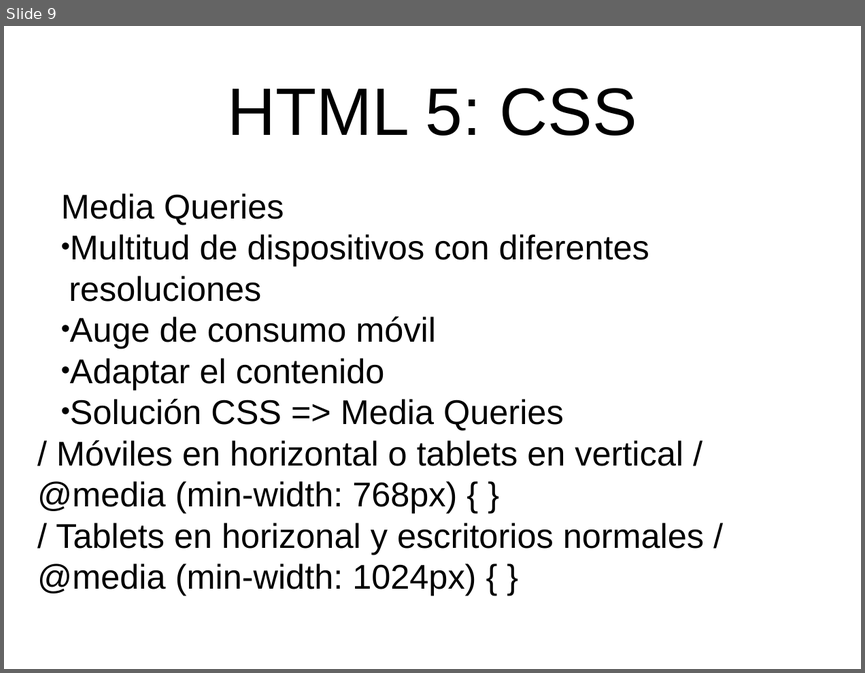
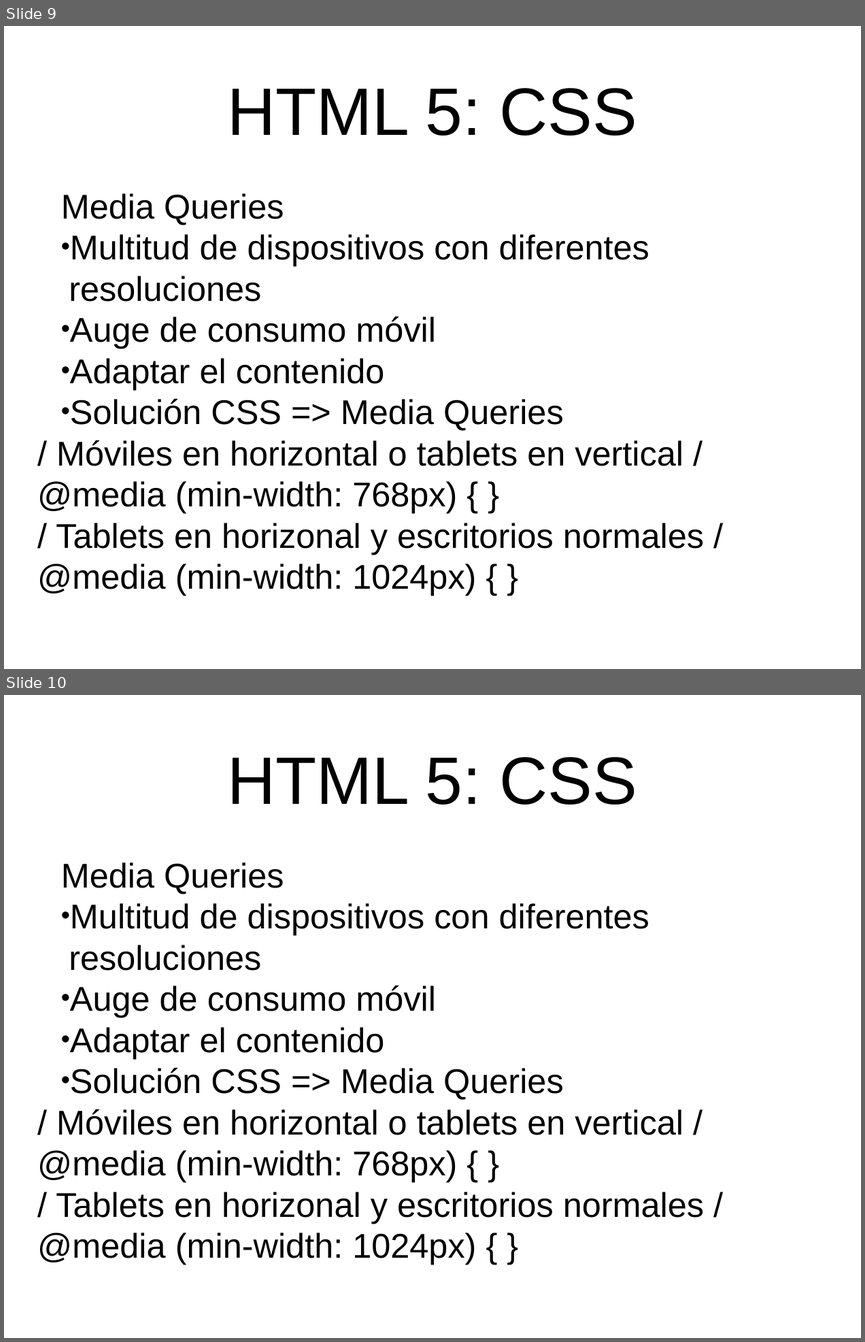
Before and after one commit to fitamix/HTML5, a slide deck: Tema3/Tema3-Presentacion.ppt. Shown one above the other, each under a label of ours: slide 9 before the commit, slides 9 and 10 after it. The pictures are 865x673 and 865x1342 pixels, drawn with LibreOffice and Linux fonts; fonts in the diff are those of the drawing. Boxes give left, top, right and bottom in pixels: in the first picture for what was removed or moved away, otherwise in the second. Text is boxed around its words. In the diff, an @@ line names an element or a change of style, - is before the commit and + after.

```diff
--- a/Tema3/Tema3-Presentacion.ppt
+++ b/Tema3/Tema3-Presentacion.ppt
@@ slide 10 added at [4, 695, 861, 1338], background #FFFFFF @@
@@ title added at [227, 757, 637, 804], 80 pt, text #000000 @@
+HTML 5: CSS
@@ subtitle added at [37, 862, 704, 1264], 41 pt, text #000000 @@
+Media Queries
+• Multitud de dispositivos con diferentes resoluciones
+• Auge de consumo móvil
+• Adaptar el contenido
+• Solución CSS => Media Queries
+      / Móviles en horizontal o tablets en vertical /
+      @media (min-width: 768px) { }
+      / Tablets en horizonal y escritorios normales /
+      @media (min-width: 1024px) { }
```
Also in this commit, not shown: 1 other slide added, 12 other files.
